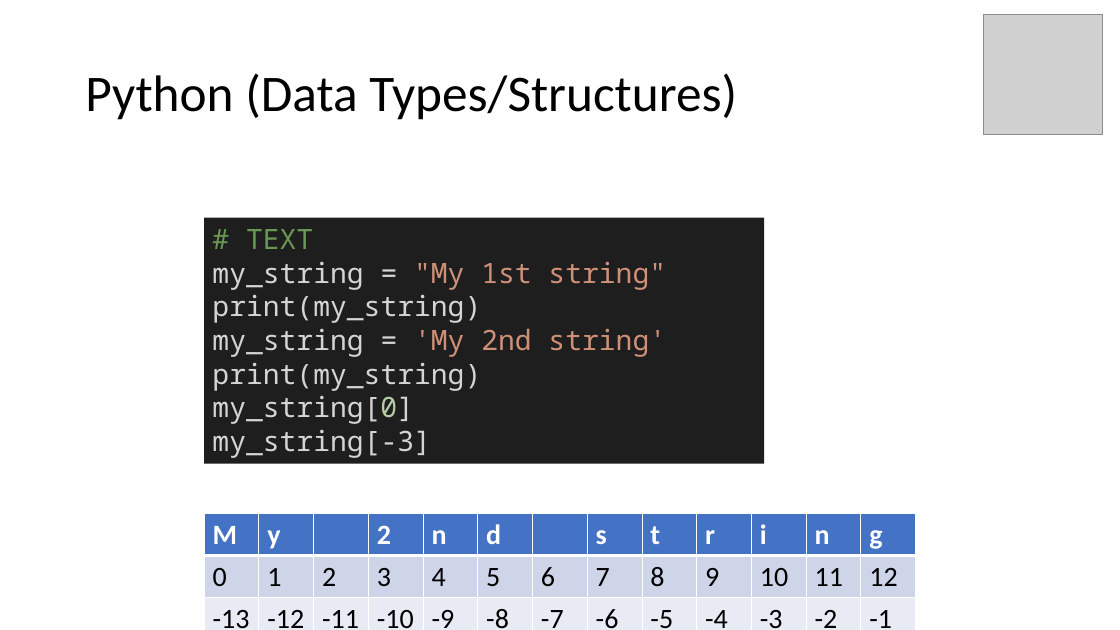
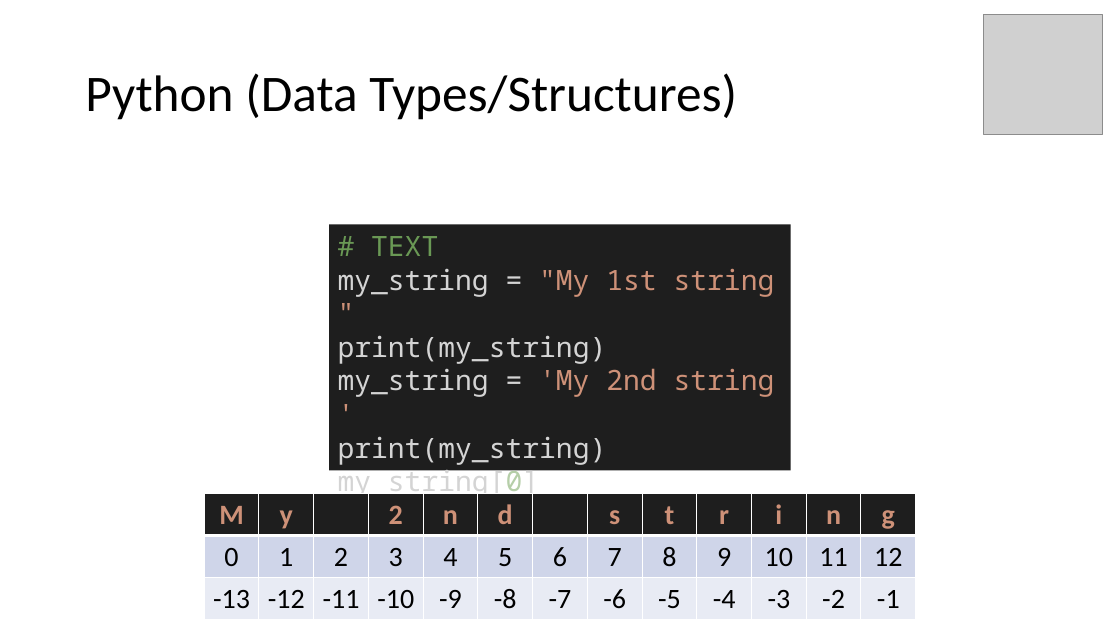
Before and after one commit to mathphysmx/teaching-ml, a slide deck: slide 9 of slides/01_softwareTutorial.pptx. Drawn at 1120x630 pixels with LibreOffice and Linux fonts; fonts in the diff are those of the drawing; grey boxes stand for pictures. Boxes give left, top, right and bottom in pixels: in the first picture for what was removed or moved away, otherwise in the second. Text is boxed around its words. In the diff, an @@ line names an element or a change of style, - is before the commit and + after.

```diff
--- a/slides/01_softwareTutorial.pptx
+++ b/slides/01_softwareTutorial.pptx
@@ rectangle "# TEXT" resized from (x1=204, y1=218, x2=765, y2=464) to (x1=329, y1=224, x2=791, y2=471) @@
@@ table at (x1=204, y1=493, x2=914, y2=619) @@
@@ fill #4472C4 to #1E1E1E in row 1 @@
@@ text colour #FFFFFF to #CE9178 in "M", "y", "2", "n" and 7 more places @@
@@ alignment left to centre @@
@@ table resized from (x1=204, y1=513, x2=914, y2=630) to (x1=204, y1=493, x2=914, y2=619) @@
```
Also in this commit, not shown: 1 other file.
